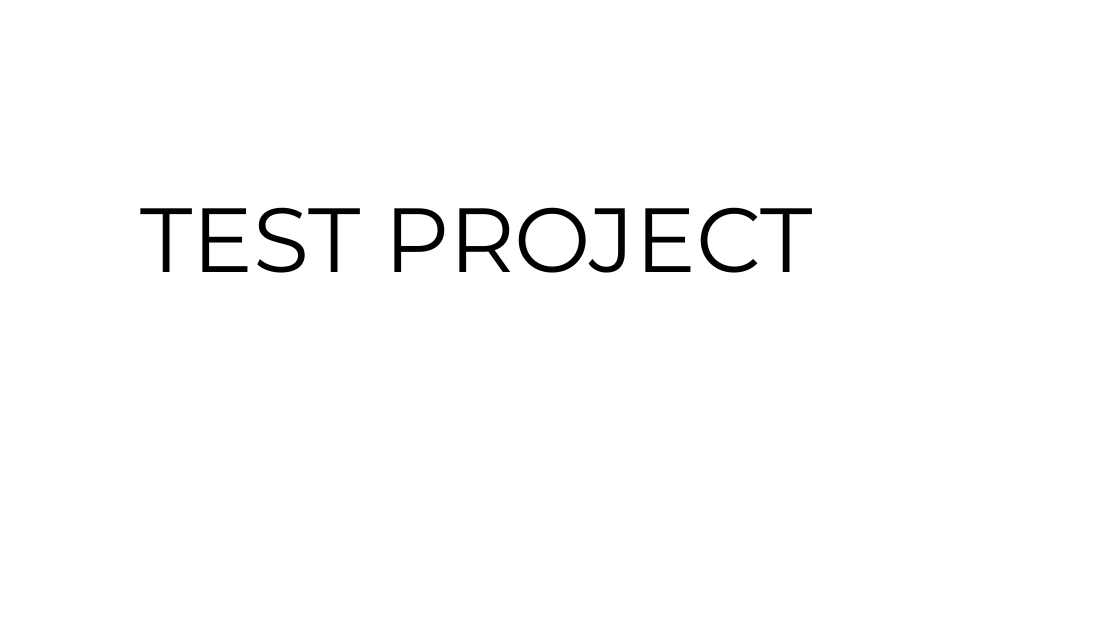
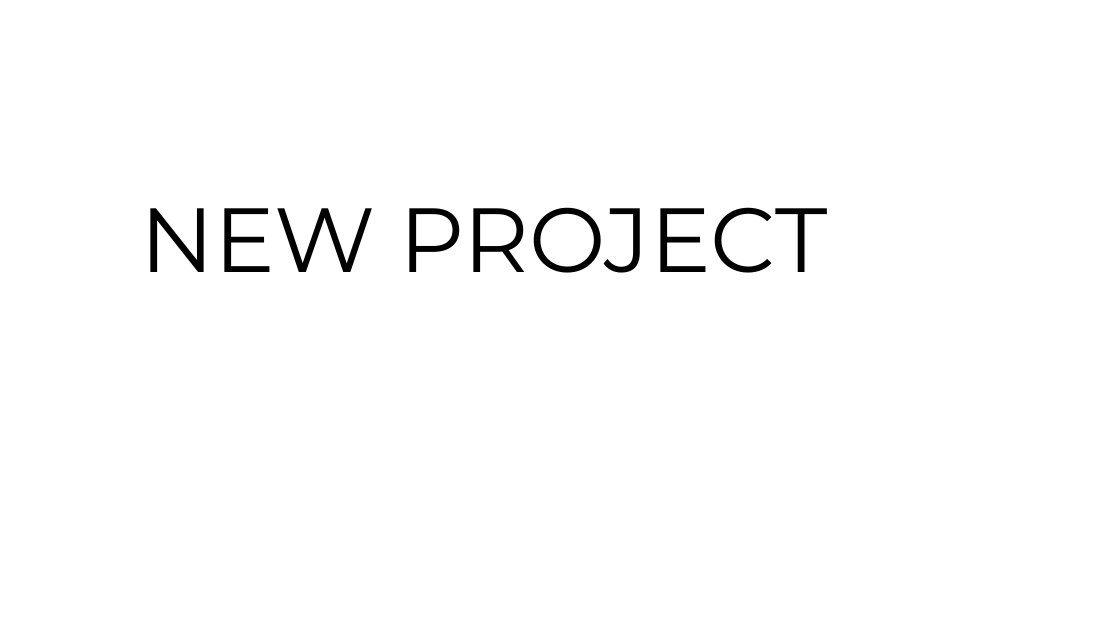
Before and after one commit to epam/JDI, a slide deck: slide 4 of 8 JDI Settings.pptx. Drawn at 1120x630 pixels with LibreOffice and Linux fonts; fonts in the diff are those of the drawing; background and template pictures are left out. Boxes give left, top, right and bottom in pixels: in the first picture for what was removed or moved away, otherwise in the second. Text is boxed around its words. In the diff, an @@ line names an element or a change of style, - is before the commit and + after.

```diff
--- a/8 JDI Settings.pptx
+++ b/8 JDI Settings.pptx
@@ title at [140,207,827,273]: text changed @@
-TEST PROJECT
+NEW PROJECT
```
Also in this commit, not shown: 11 other slides changed, 13 slides added, 5 slides removed.
